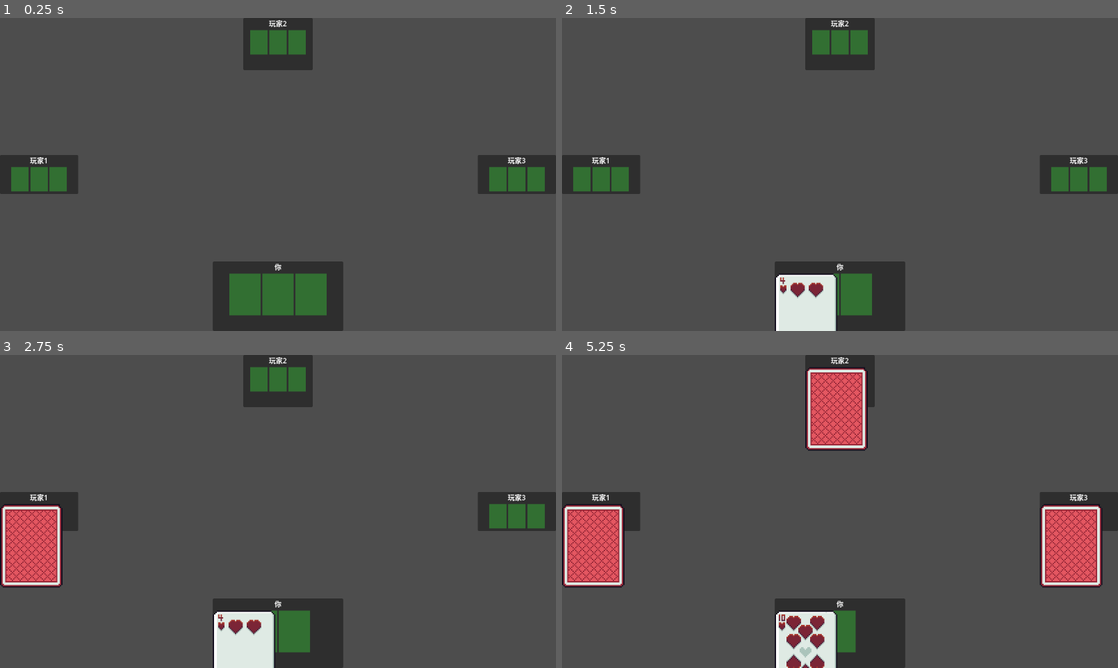
Above: before the commit, frames 1-4 (two rows, left to right).
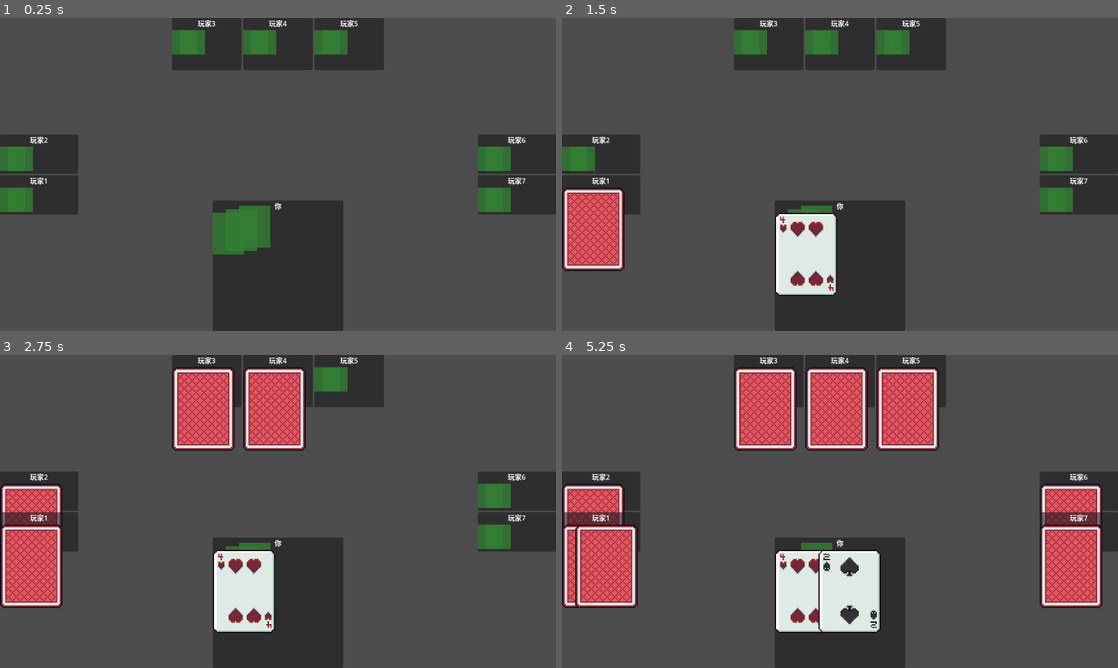
Above: after the commit, the same moments.

Repository: AhkunTa/card-online
Game: Godot game, scene res://scenes/table/table.tscn
Same seed, same stepped clock (60 frames per second), same inputs: the game is played once before the commit and once after it.
Inputs:
- Up to frame 1 (0.25 s): no input
- Up to frame 2 (1.5 s): tap Enter at 0.5 s
- Up to frame 3 (2.75 s): no input
- Up to frame 4 (5.25 s): tap Space at 3.5 s

The runs differ from the first frame. In frame 1, 17% of the frame differs, in the area x 0-100%, y 0-96%; in frame 2, 20%; in frame 3, 23%; in frame 4, 24%, in the area x 0-100%, y 0-100%.

Commit message:
chore: update position

Diff:
--- a/scenes/table/table.gd
+++ b/scenes/table/table.gd
@@ -53,7 +53,7 @@
 var seat_panels: Dictionary = {}
 
 # 总人数（含自己），范围 2~8
-var player_count: int = 4
+var player_count: int = 8
 
 # 绑定 RoomManager，连接发牌信号
 func bind_room(room: Node) -> void:
@@ -66,17 +66,25 @@
 	bind_room(room)
 	room.start_game()
 
-# 收到一张牌：移除一个占位 ColorRect，插入真实 Card 节点
+# 牌的偏移量（每张牌相对前一张的偏移）
+const CARD_OFFSET_SELF     := Vector2(100, 0)  # 自己的牌
+const CARD_OFFSET_OPPONENT := Vector2(30, 0)   # 对手的牌，紧凑叠放
+
+# 收到一张牌：移除一个占位 ColorRect，插入真实 Card 节点并设置偏移
 func _on_card_dealt(seat_index: int, card_string: String, is_local: bool) -> void:
 	var card_row := get_card_row(seat_index)
 	if card_row == null:
 		return
+	# 已有的真实 Card 数量 = 当前 card_index
+	var card_index := card_row.get_children().filter(func(c): return c is Card).size()
 	for child in card_row.get_children():
 		if child is ColorRect:
 			child.queue_free()
 			break
 	var card: Card = CARD_SCENE.instantiate()
 	card_row.add_child(card)
+	var offset := CARD_OFFSET_SELF if is_local else CARD_OFFSET_OPPONENT
+	card.position = offset * card_index
 	if is_local:
 		card.set_card(int(card_string.split("-")[2]))
 	else:
@@ -99,12 +107,11 @@
 		_add_to_area(slot, panel)
 
 # 外部发牌接口：根据 seat_index 获取对应面板的卡牌行
-func get_card_row(seat_index: int) -> HBoxContainer:
+func get_card_row(seat_index: int) -> Control:
 	if not seat_panels.has(seat_index):
 		return null
 	var panel: PanelContainer = seat_panels[seat_index]
-	# 结构: PanelContainer -> VBoxContainer -> HBoxContainer(card_row)
-	return panel.get_child(0).get_child(1) as HBoxContainer
+	return panel.get_child(0).get_child(1) as Control
 
 func _clear_areas() -> void:
 	for child in top_area.get_children():    child.queue_free()
@@ -161,14 +168,19 @@
 	name_label.horizontal_alignment = HORIZONTAL_ALIGNMENT_CENTER
 	vbox.add_child(name_label)
 
-	var card_row := HBoxContainer.new()
-	card_row.alignment = BoxContainer.ALIGNMENT_CENTER
+	var card_row := Control.new()
+	card_row.custom_minimum_size = Vector2(200, 96) if is_self else Vector2(120, 56)
 	vbox.add_child(card_row)
 
 	for i in range(3):
 		var placeholder := ColorRect.new()
 		placeholder.color = Color(0.2, 0.5, 0.2, 0.8)
-		placeholder.custom_minimum_size = Vector2(72, 96) if is_self else Vector2(40, 56)
+		if is_self:
+			placeholder.size = Vector2(72, 96)
+			placeholder.position = Vector2(30, -8) * i
+		else:
+			placeholder.size = Vector2(40, 56)
+			placeholder.position = Vector2(18, 0) * i
 		card_row.add_child(placeholder)
 
 	panel.custom_minimum_size = Vector2(300, 140) if is_self else Vector2(160, 90)
--- a/scenes/table/table.tscn
+++ b/scenes/table/table.tscn
@@ -38,18 +38,20 @@
 anchor_right = 1.0
 anchor_bottom = 1.0
 offset_left = -180.0
+grow_horizontal = 0
 grow_vertical = 2
 alignment = 1
 
 [node name="BottomPlayerArea" type="HBoxContainer" parent="." unique_id=1282498277]
 unique_name_in_owner = true
+custom_minimum_size = Vector2(0, 300)
 layout_mode = 1
 anchors_preset = 12
 anchor_top = 1.0
 anchor_right = 1.0
 anchor_bottom = 1.0
-offset_top = -160.0
 grow_horizontal = 2
+grow_vertical = 0
 alignment = 1
 
 [node name="CenterArea" type="Control" parent="." unique_id=1741689131]
@@ -61,5 +63,5 @@
 grow_horizontal = 2
 grow_vertical = 2
 
-[node name="RoomManager" type="Node" parent="."]
+[node name="RoomManager" type="Node" parent="." unique_id=132678411]
 script = ExtResource("2_room")
--- a/utils/room_manager.gd
+++ b/utils/room_manager.gd
@@ -4,7 +4,7 @@
 # 每人发牌数
 const CARDS_PER_PLAYER := 3
 # 发牌间隔（秒）
-const DEAL_INTERVAL := 1.0
+const DEAL_INTERVAL := .5
 
 # 当前玩家 seat_index（0 = 自己）
 var local_seat: int = 0
Not shown: 1 places in scenes/table/table.tscn that only renumber resources
